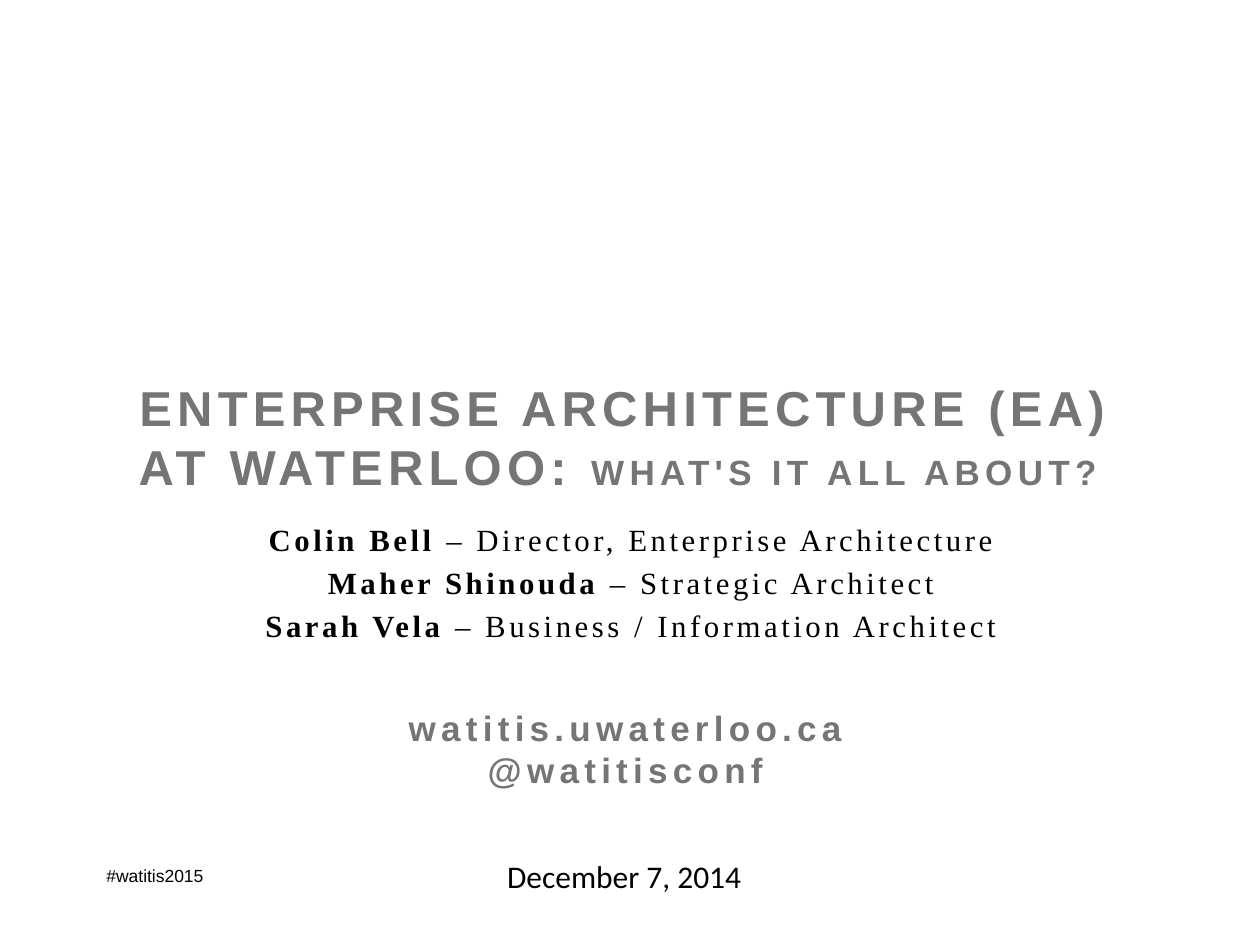
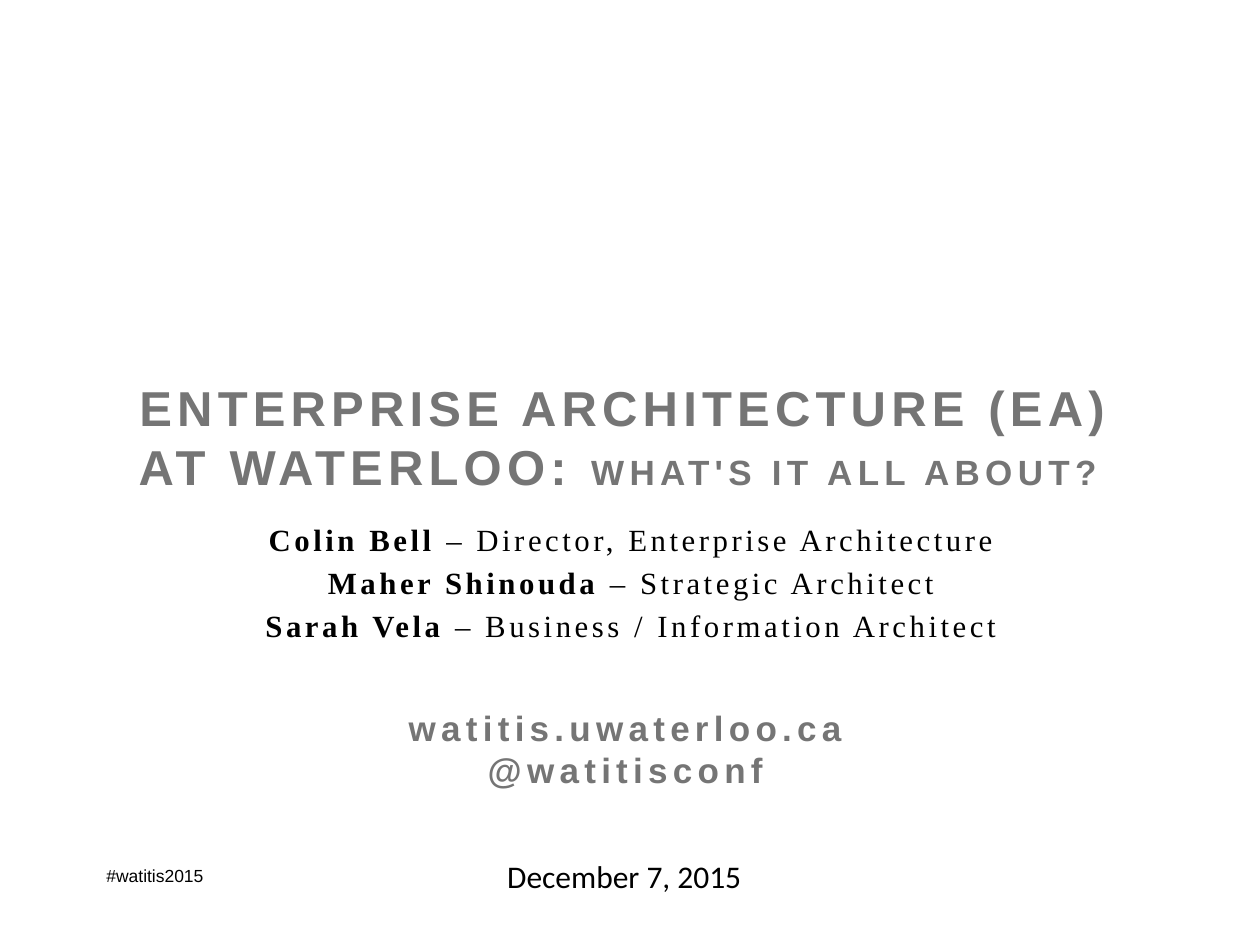
Before and after one commit to colinbellCA/presentation-istea-watitis2015, a slide deck: slide 1 of ISTEA-WatITis2015.pptx. Drawn at 1260x945 pixels with LibreOffice and Linux fonts; fonts in the diff are those of the drawing; background and template pictures are left out. Boxes give left, top, right and bottom in pixels: in the first picture for what was removed or moved away, otherwise in the second. Text is boxed around its words. In the diff, an @@ line names an element or a change of style, - is before the commit and + after.

Commit message:
Updating date.

```diff
--- a/ISTEA-WatITis2015.pptx
+++ b/ISTEA-WatITis2015.pptx
@@ text at bbox=[507, 866, 741, 892]: text changed @@
-December 7, 2014
+December 7, 2015
```
